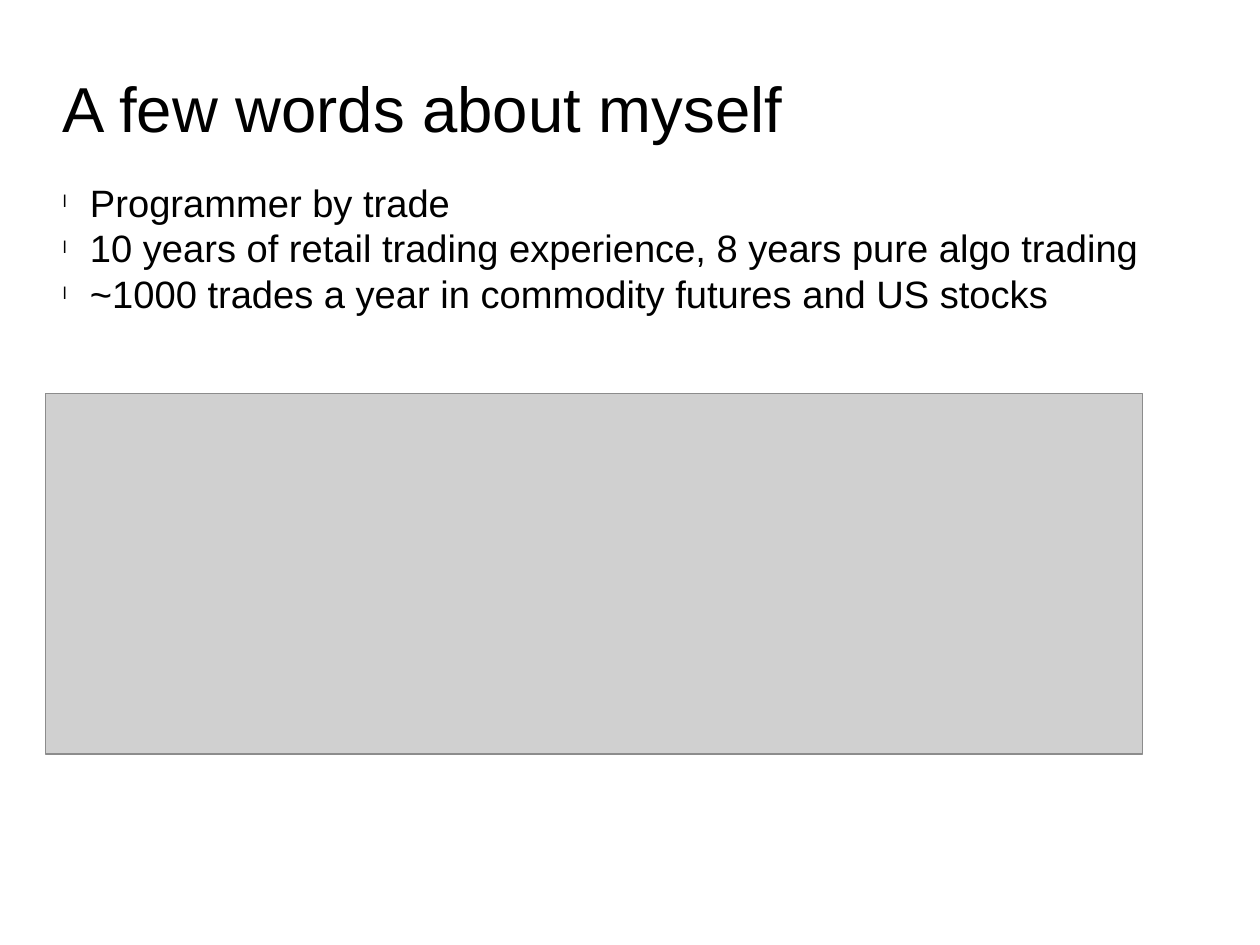
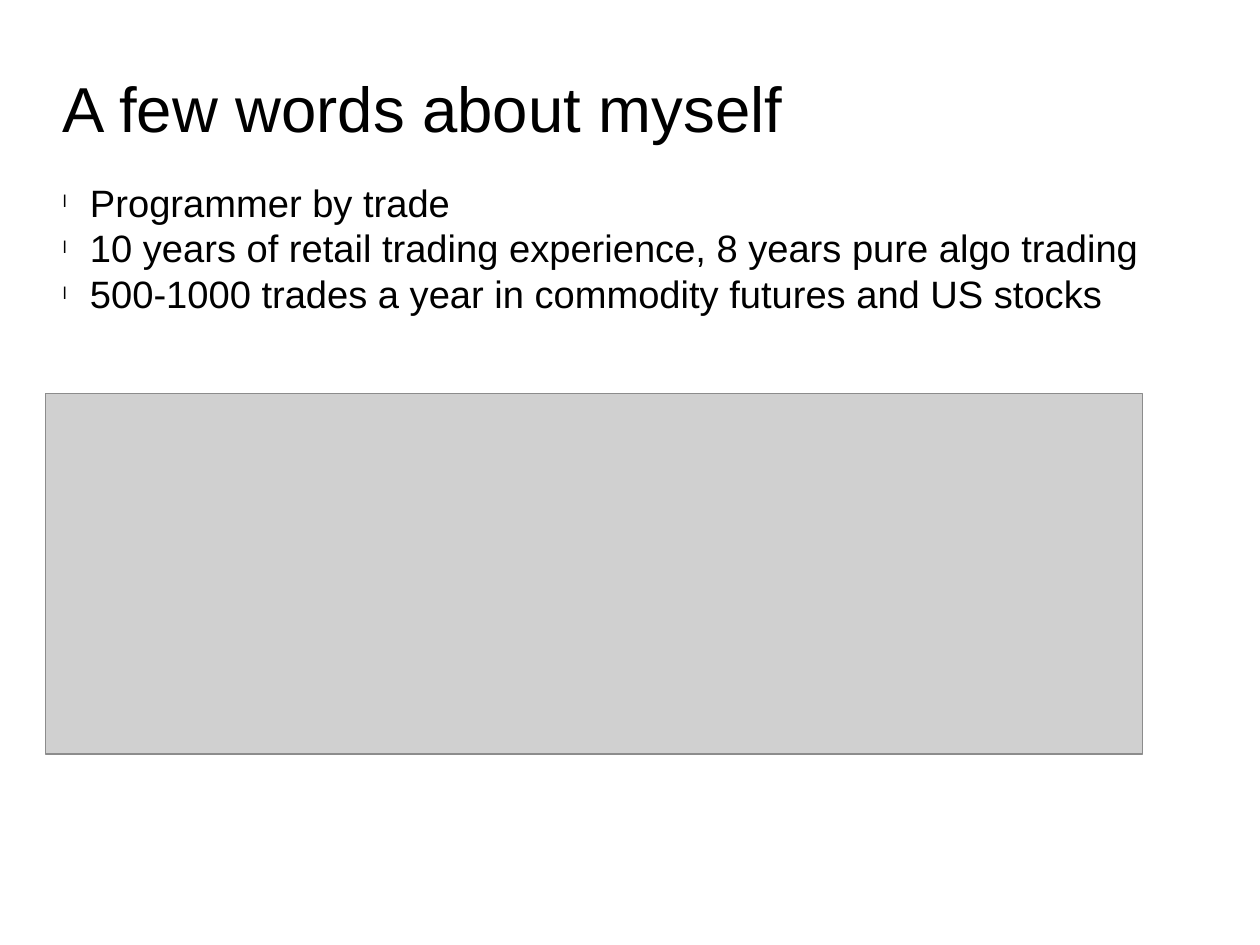
Before and after one commit to jan-x-marek/sandbox, a slide deck: slide 3 of doc/algo_trading.pptx. Drawn at 1260x945 pixels with LibreOffice and Linux fonts; fonts in the diff are those of the drawing; grey boxes stand for pictures. Boxes give left, top, right and bottom in pixels: in the first picture for what was removed or moved away, otherwise in the second. Text is boxed around its words. In the diff, an @@ line names an element or a change of style, - is before the commit and + after.

```diff
--- a/doc/algo_trading.pptx
+++ b/doc/algo_trading.pptx
@@ text at (90, 280, 1102, 316): text changed @@
-l ~1000 trades a year in commodity futures and US stocks
+l 500-1000 trades a year in commodity futures and US stocks
```
Also in this commit, not shown: 3 other slides changed.
